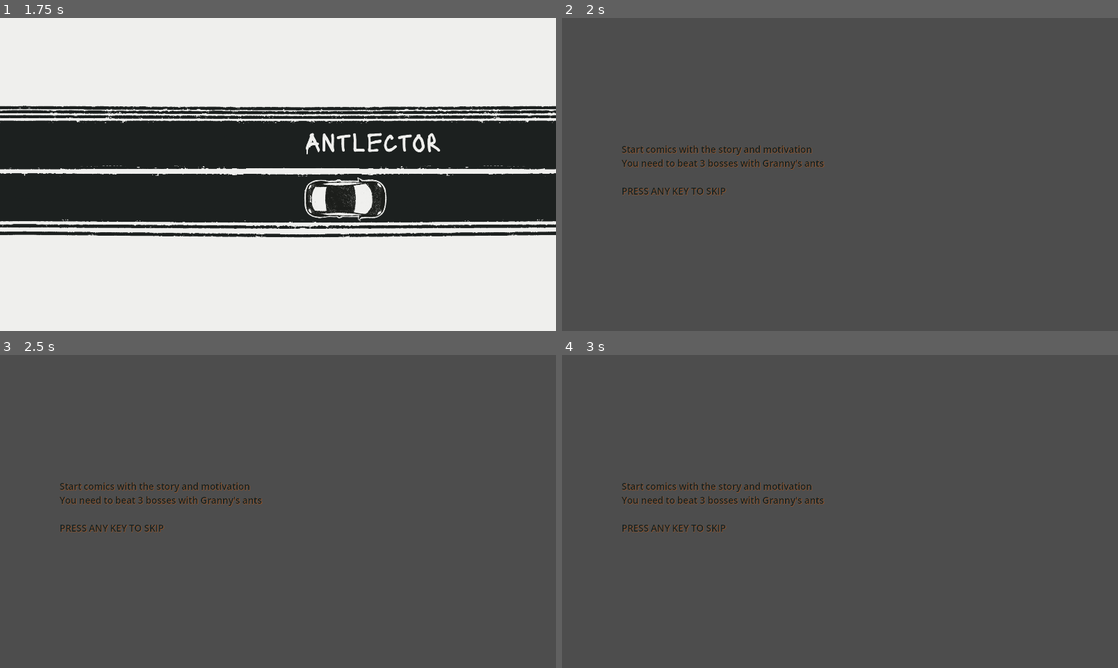
Above: before the commit, frames 1-4 (two rows, left to right).
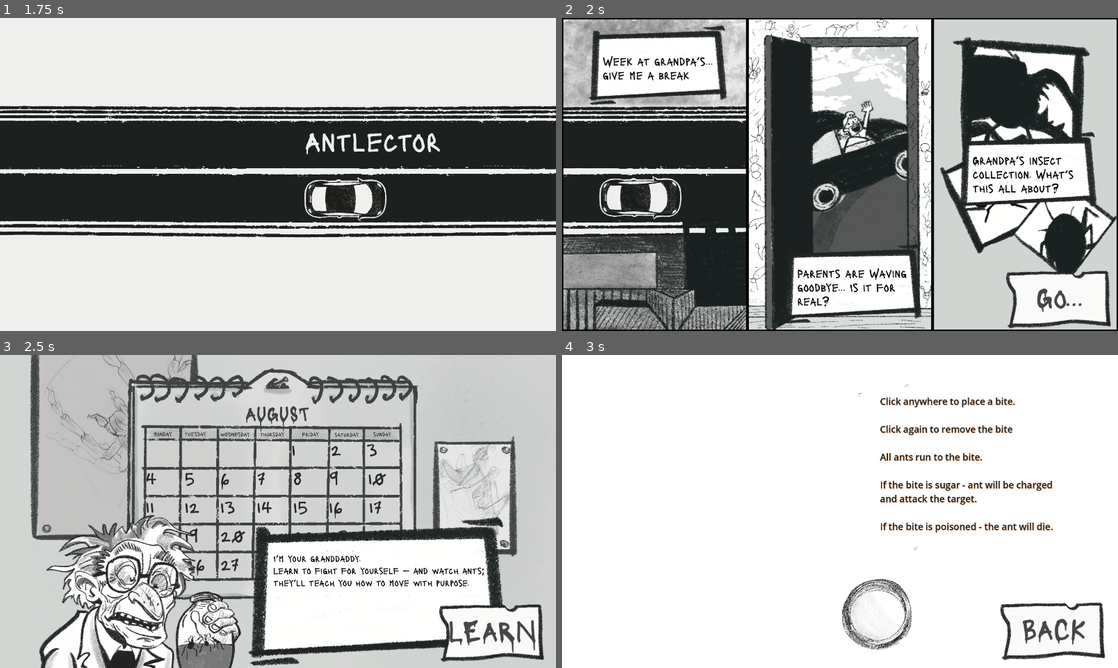
Above: after the commit, the same moments.

Repository: Tapot/ld58
Game: Godot game, scene res://scenes/start_game_main.tscn
Two runs of this game, one before a commit and one after it. Both use one fixed random seed, a clock stepped at 60 frames per second and the inputs below.
Inputs (mouse positions are in pixels of both pictures, inside the frame that each line leads up to):
- Up to frame 1 (1.75 s): click (272, 287) at 0.5 s; tap Enter at 1.25 s; move the mouse to (400, 158) at 1.27 s; click (400, 158) at 1.42 s
- Up to frame 2 (2 s): no input
- Up to frame 3 (2.5 s): click (494, 636) at 2 s, where only the run after the commit has a clickable "Go..."
- Up to frame 4 (3 s): click (1051, 633) at 2.75 s, where only the run after the commit has a clickable "LEARN"

Frame 1 is identical in both runs. In frame 2, 89% of the frame differs, in the area x 0-100%, y 0-100%; in frame 3, 90%; in frame 4, 99%.

Commit message:
add fly boss and some fixes

Diff:
--- a/antcollector_godot/project.godot
+++ b/antcollector_godot/project.godot
@@ -27,7 +27,6 @@
 
 window/size/viewport_width=1920
 window/size/viewport_height=1080
-window/size/resizable=false
 window/stretch/mode="viewport"
 window/stretch/aspect="keep_width"
 
--- a/antcollector_godot/scenes/ants/ant.tscn
+++ b/antcollector_godot/scenes/ants/ant.tscn
@@ -1,7 +1,71 @@
-[gd_scene load_steps=8 format=3 uid="uid://dtb2r7i1ad0lu"]
+[gd_scene load_steps=27 format=3 uid="uid://dtb2r7i1ad0lu"]
 
 [ext_resource type="Script" uid="uid://dsuosglhcbhet" path="res://scripts/ants/ant.gd" id="1_nw6qt"]
+[ext_resource type="Texture2D" uid="uid://bmdoke3qfsl1k" path="res://assets/ants/ant_appears.png" id="2_b2bgx"]
 [ext_resource type="Texture2D" uid="uid://dlwy8atea3y0f" path="res://assets/ants/ant_run.png" id="2_nw6qt"]
+[ext_resource type="Texture2D" uid="uid://d36ca5b7aseye" path="res://assets/ants/ant_attacks.png" id="3_keq46"]
+[ext_resource type="Texture2D" uid="uid://x1kw0dvhd6fv" path="res://assets/ants/ant_dies.png" id="4_gah6g"]
+[ext_resource type="Texture2D" uid="uid://shmrra0pk7vm" path="res://assets/ants/ant_explodes.png" id="5_7y027"]
+
+[sub_resource type="AtlasTexture" id="AtlasTexture_s1v6x"]
+atlas = ExtResource("2_b2bgx")
+region = Rect2(0, 0, 200, 200)
+
+[sub_resource type="AtlasTexture" id="AtlasTexture_luihu"]
+atlas = ExtResource("2_b2bgx")
+region = Rect2(200, 0, 200, 200)
+
+[sub_resource type="AtlasTexture" id="AtlasTexture_patfk"]
+atlas = ExtResource("2_b2bgx")
+region = Rect2(400, 0, 200, 200)
+
+[sub_resource type="AtlasTexture" id="AtlasTexture_frtwb"]
+atlas = ExtResource("2_b2bgx")
+region = Rect2(600, 0, 200, 200)
+
+[sub_resource type="AtlasTexture" id="AtlasTexture_pw53x"]
+atlas = ExtResource("3_keq46")
+region = Rect2(0, 0, 200, 200)
+
+[sub_resource type="AtlasTexture" id="AtlasTexture_02wtr"]
+atlas = ExtResource("3_keq46")
+region = Rect2(200, 0, 200, 200)
+
+[sub_resource type="AtlasTexture" id="AtlasTexture_xd65e"]
+atlas = ExtResource("3_keq46")
+region = Rect2(400, 0, 200, 200)
+
+[sub_resource type="AtlasTexture" id="AtlasTexture_81414"]
+atlas = ExtResource("4_gah6g")
+region = Rect2(0, 0, 200, 200)
+
+[sub_resource type="AtlasTexture" id="AtlasTexture_pua8h"]
+atlas = ExtResource("4_gah6g")
+region = Rect2(200, 0, 200, 200)
+
+[sub_resource type="AtlasTexture" id="AtlasTexture_tmj0i"]
+atlas = ExtResource("4_gah6g")
+region = Rect2(400, 0, 200, 200)
+
+[sub_resource type="AtlasTexture" id="AtlasTexture_q671p"]
+atlas = ExtResource("4_gah6g")
+region = Rect2(600, 0, 200, 200)
+
+[sub_resource type="AtlasTexture" id="AtlasTexture_lu8sc"]
+atlas = ExtResource("5_7y027")
+region = Rect2(0, 0, 200, 200)
+
+[sub_resource type="AtlasTexture" id="AtlasTexture_pvuia"]
+atlas = ExtResource("5_7y027")
+region = Rect2(200, 0, 200, 200)
+
+[sub_resource type="AtlasTexture" id="AtlasTexture_q2m8c"]
+atlas = ExtResource("5_7y027")
+region = Rect2(400, 0, 200, 200)
+
+[sub_resource type="AtlasTexture" id="AtlasTexture_pl87m"]
+atlas = ExtResource("5_7y027")
+region = Rect2(600, 0, 200, 200)
 
 [sub_resource type="AtlasTexture" id="AtlasTexture_a0380"]
 atlas = ExtResource("2_nw6qt")
@@ -19,6 +83,71 @@
 animations = [{
 "frames": [{
 "duration": 1.0,
+"texture": SubResource("AtlasTexture_s1v6x")
+}, {
+"duration": 1.0,
+"texture": SubResource("AtlasTexture_luihu")
+}, {
+"duration": 1.0,
+"texture": SubResource("AtlasTexture_patfk")
+}, {
+"duration": 1.0,
+"texture": SubResource("AtlasTexture_frtwb")
+}],
+"loop": false,
+"name": &"appear",
+"speed": 5.0
+}, {
+"frames": [{
+"duration": 1.0,
+"texture": SubResource("AtlasTexture_pw53x")
+}, {
+"duration": 1.0,
+"texture": SubResource("AtlasTexture_02wtr")
+}, {
+"duration": 1.0,
+"texture": SubResource("AtlasTexture_xd65e")
+}],
+"loop": true,
+"name": &"attack",
+"speed": 5.0
+}, {
+"frames": [{
+"duration": 1.0,
+"texture": SubResource("AtlasTexture_81414")
+}, {
+"duration": 1.0,
+"texture": SubResource("AtlasTexture_pua8h")
+}, {
+"duration": 1.0,
+"texture": SubResource("AtlasTexture_tmj0i")
+}, {
+"duration": 1.0,
+"texture": SubResource("AtlasTexture_q671p")
+}],
+"loop": false,
+"name": &"die",
+"speed": 5.0
+}, {
+"frames": [{
+"duration": 1.0,
+"texture": SubResource("AtlasTexture_lu8sc")
+}, {
+"duration": 1.0,
+"texture": SubResource("AtlasTexture_pvuia")
+}, {
+"duration": 1.0,
+"texture": SubResource("AtlasTexture_q2m8c")
+}, {
+"duration": 1.0,
+"texture": SubResource("AtlasTexture_pl87m")
+}],
+"loop": false,
+"name": &"explode",
+"speed": 10.0
+}, {
+"frames": [{
+"duration": 1.0,
 "texture": SubResource("AtlasTexture_a0380")
 }, {
 "duration": 1.0,
@@ -28,7 +157,7 @@
 "texture": SubResource("AtlasTexture_klcjx")
 }],
 "loop": true,
-"name": &"default",
+"name": &"run",
 "speed": 5.0
 }]
 
@@ -45,8 +174,11 @@
 rotation = 1.5708
 scale = Vector2(0.5, 0.5)
 sprite_frames = SubResource("SpriteFrames_b2bgx")
-autoplay = "default"
+animation = &"attack"
+autoplay = "run"
 
 [node name="CollisionShape2D" type="CollisionShape2D" parent="."]
 rotation = 1.5708
 shape = SubResource("CapsuleShape2D_nw6qt")
+
+[connection signal="animation_finished" from="Sprite2D" to="." method="_on_sprite_2d_animation_finished"]
--- a/antcollector_godot/scenes/battle_splash.tscn
+++ b/antcollector_godot/scenes/battle_splash.tscn
@@ -16,12 +16,12 @@
 
 [node name="BattleBoss2" type="Sprite2D" parent="."]
 position = Vector2(0, -1084)
-texture = ExtResource("3_66ijq")
+texture = ExtResource("4_jllrn")
 centered = false
 
 [node name="BattleBoss3" type="Sprite2D" parent="."]
 position = Vector2(0, -1084)
-texture = ExtResource("4_jllrn")
+texture = ExtResource("3_66ijq")
 centered = false
 
 [node name="Label2" type="Label" parent="."]
--- /dev/null
+++ b/antcollector_godot/scenes/bosses/boss_fly.tscn
@@ -0,0 +1,33 @@
+[gd_scene load_steps=5 format=3 uid="uid://fta2flucjjff"]
+
+[ext_resource type="Script" uid="uid://cykaa05bg5wpn" path="res://scripts/bosses/boss_fly.gd" id="1_mslyj"]
+[ext_resource type="Texture2D" uid="uid://niuipmij43i" path="res://assets/bosses/boss_fly.png" id="2_mslyj"]
+
+[sub_resource type="CircleShape2D" id="CircleShape2D_tlt62"]
+radius = 162.003
+
+[sub_resource type="CircleShape2D" id="CircleShape2D_p4miq"]
+radius = 198.252
+
+[node name="BossFly" type="CharacterBody2D"]
+script = ExtResource("1_mslyj")
+
+[node name="Sprite2D" type="Sprite2D" parent="."]
+position = Vector2(33, 5)
+rotation = 1.5708
+scale = Vector2(0.5, 0.5)
+texture = ExtResource("2_mslyj")
+
+[node name="CollisionShape2D" type="CollisionShape2D" parent="."]
+position = Vector2(0, 1)
+rotation = 1.5708
+shape = SubResource("CircleShape2D_tlt62")
+
+[node name="HitBox" type="Area2D" parent="."]
+
+[node name="CollisionShape2D" type="CollisionShape2D" parent="HitBox"]
+position = Vector2(1, 3)
+rotation = 1.5708
+shape = SubResource("CircleShape2D_p4miq")
+
+[connection signal="body_entered" from="HitBox" to="." method="_on_hit_box_body_entered"]
--- a/antcollector_godot/scenes/bosses/boss_mama_roach.tscn
+++ b/antcollector_godot/scenes/bosses/boss_mama_roach.tscn
@@ -4,24 +4,24 @@
 [ext_resource type="Script" uid="uid://ukbmve8wqnl" path="res://scripts/bosses/boss_mama_roach.gd" id="1_g8h6v"]
 
 [sub_resource type="CapsuleShape2D" id="CapsuleShape2D_g8h6v"]
-radius = 34.0
-height = 196.0
+radius = 33.0
+height = 152.0
 
 [sub_resource type="CapsuleShape2D" id="CapsuleShape2D_3ru04"]
-radius = 44.0
-height = 226.0
+radius = 39.0
+height = 180.0
 
 [node name="BossMamaRoach" type="CharacterBody2D"]
 script = ExtResource("1_g8h6v")
 
 [node name="Sprite2D" type="Sprite2D" parent="."]
-position = Vector2(33, 4)
+position = Vector2(33, 5)
 rotation = 1.5708
 scale = Vector2(0.5, 0.5)
 texture = ExtResource("1_8elcm")
 
 [node name="CollisionShape2D" type="CollisionShape2D" parent="."]
-position = Vector2(0, 5)
+position = Vector2(0, 1)
 rotation = 1.5708
 shape = SubResource("CapsuleShape2D_g8h6v")
 
--- a/antcollector_godot/scenes/calendar.tscn
+++ b/antcollector_godot/scenes/calendar.tscn
@@ -7,14 +7,6 @@
 [ext_resource type="PackedScene" uid="uid://ygslt05pbkif" path="res://scenes/UI/dialogue.tscn" id="5_l5pxe"]
 [ext_resource type="PackedScene" uid="uid://cn2wst8jflg0u" path="res://scenes/UI/simple_button.tscn" id="5_yqp0o"]
 [ext_resource type="PackedScene" uid="uid://dxkdxkriobp3v" path="res://scenes/UI/restrt_tutorial_button.tscn" id="7_bud5a"]
-
-[sub_resource type="LabelSettings" id="LabelSettings_xnkdq"]
-font_size = 72
-font_color = Color(0.585919, 0.495036, 0.332309, 1)
-outline_size = 5
-outline_color = Color(0.321569, 0, 0, 1)
-shadow_size = 5
-shadow_color = Color(0, 0, 0, 0.870588)
 
 [node name="Calendar" type="Node2D"]
 script = ExtResource("1_o53js")
@@ -27,23 +19,6 @@
 
 [node name="GrannyTalk" parent="." instance=ExtResource("3_xnkdq")]
 position = Vector2(484, 816)
-
-[node name="VBoxContainer" type="VBoxContainer" parent="."]
-offset_left = 512.0
-offset_top = 59.0
-offset_right = 1307.0
-offset_bottom = 372.0
-size_flags_horizontal = 4
-
-[node name="Title" type="Label" parent="VBoxContainer"]
-layout_mode = 2
-text = "Days:"
-label_settings = SubResource("LabelSettings_xnkdq")
-
-[node name="Days" type="Label" parent="VBoxContainer"]
-layout_mode = 2
-text = "1/7"
-label_settings = SubResource("LabelSettings_xnkdq")
 
 [node name="Dialogue" parent="." instance=ExtResource("5_l5pxe")]
 position = Vector2(848, 552)
--- a/antcollector_godot/scenes/calendar/calendar_board.tscn
+++ b/antcollector_godot/scenes/calendar/calendar_board.tscn
@@ -1,9 +1,42 @@
-[gd_scene load_steps=2 format=3 uid="uid://bd3bwa7cbo7hj"]
+[gd_scene load_steps=4 format=3 uid="uid://bd3bwa7cbo7hj"]
 
+[ext_resource type="Script" uid="uid://cj0ek65atas56" path="res://scripts/calendar/calendar_board.gd" id="1_airs4"]
 [ext_resource type="Texture2D" uid="uid://d3e33f0gfxsf0" path="res://assets/calendar/calendar.png" id="1_mkef6"]
+[ext_resource type="PackedScene" uid="uid://dtwqpkisxvh58" path="res://scenes/calendar/calendar_mark.tscn" id="3_2isbh"]
 
 [node name="CalendarBoard" type="Node2D"]
+script = ExtResource("1_airs4")
 
 [node name="CalendarImage" type="Sprite2D" parent="."]
 texture = ExtResource("1_mkef6")
 centered = false
+
+[node name="Marks" type="Node2D" parent="."]
+
+[node name="CalendarMark" parent="Marks" instance=ExtResource("3_2isbh")]
+visible = false
+position = Vector2(1333, 340)
+
+[node name="CalendarMark2" parent="Marks" instance=ExtResource("3_2isbh")]
+visible = false
+position = Vector2(573, 441)
+
+[node name="CalendarMark3" parent="Marks" instance=ExtResource("3_2isbh")]
+visible = false
+position = Vector2(702, 441)
+
+[node name="CalendarMark4" parent="Marks" instance=ExtResource("3_2isbh")]
+visible = false
+position = Vector2(827, 441)
+
+[node name="CalendarMark5" parent="Marks" instance=ExtResource("3_2isbh")]
+visible = false
+position = Vector2(954, 439)
+
+[node name="CalendarMark6" parent="Marks" instance=ExtResource("3_2isbh")]
+visible = false
+position = Vector2(1081, 439)
+
+[node name="CalendarMark7" parent="Marks" instance=ExtResource("3_2isbh")]
+visible = false
+position = Vector2(1204, 440)
--- /dev/null
+++ b/antcollector_godot/scenes/calendar/calendar_mark.tscn
@@ -0,0 +1,12 @@
+[gd_scene load_steps=3 format=3 uid="uid://dtwqpkisxvh58"]
+
+[ext_resource type="Script" uid="uid://xec6b5b2xnks" path="res://scripts/calendar/calendar_mark.gd" id="1_ckss2"]
+[ext_resource type="Texture2D" uid="uid://lyds7ymt7n1n" path="res://assets/calendar/calendar_marks.png" id="1_fkwd4"]
+
+[node name="CalendarMark" type="Node2D"]
+script = ExtResource("1_ckss2")
+
+[node name="Sprite2D" type="Sprite2D" parent="."]
+texture = ExtResource("1_fkwd4")
+hframes = 4
+frame = 1
--- a/antcollector_godot/scenes/start_comics.tscn
+++ b/antcollector_godot/scenes/start_comics.tscn
@@ -1,18 +1,20 @@
-[gd_scene load_steps=3 format=3 uid="uid://coawwbsx60jue"]
+[gd_scene load_steps=4 format=3 uid="uid://coawwbsx60jue"]
 
-[ext_resource type="LabelSettings" uid="uid://cymtqecixfoxw" path="res://resources/labels/game_title_settings.tres" id="1_jymrs"]
 [ext_resource type="Script" uid="uid://c7636hms50oyr" path="res://scripts/start_comics.gd" id="1_pw1xd"]
+[ext_resource type="Texture2D" uid="uid://cnwnhty66souw" path="res://assets/comics/start_comics.png" id="2_ckhc8"]
+[ext_resource type="PackedScene" uid="uid://cn2wst8jflg0u" path="res://scenes/UI/simple_button.tscn" id="3_1f0q0"]
 
 [node name="StartComics" type="Node2D"]
 script = ExtResource("1_pw1xd")
 
-[node name="Label" type="Label" parent="."]
-offset_left = 206.0
-offset_top = 430.0
-offset_right = 1778.0
-offset_bottom = 9301.0
-text = "Start comics with the story and motivation
-You need to beat 3 bosses with Granny's ants
+[node name="Sprite2D" type="Sprite2D" parent="."]
+texture = ExtResource("2_ckhc8")
+centered = false
 
-PRESS ANY KEY TO SKIP"
-label_settings = ExtResource("1_jymrs")
+[node name="NextButton" parent="." instance=ExtResource("3_1f0q0")]
+offset_left = 1513.0
+offset_top = 853.0
+offset_right = 1913.0
+offset_bottom = 1093.0
+
+[connection signal="pressed" from="NextButton" to="." method="_on_simple_button_pressed"]
--- a/antcollector_godot/scripts/ants/ant.gd
+++ b/antcollector_godot/scripts/ants/ant.gd
@@ -1,4 +1,7 @@
 class_name Ant extends CharacterBody2D
+
+@onready var sprite_2d: AnimatedSprite2D = $Sprite2D
+@onready var collision_shape_2d: CollisionShape2D = $CollisionShape2D
 
 const MOVE_SPEED_DEFAULT: int = 100
 const MOVE_BITED_ACS: int = 3
@@ -16,6 +19,7 @@
 var threshold: float = 20.0
 var turn_speed: float = 5.0
 var is_attacking: bool = false
+var is_dead: bool = false
 
 
 func _ready() -> void:
@@ -26,11 +30,22 @@
 	Signals.connect_ant_bite_disappears(
 		on_ant_bite_disappears
 	)
+	sprite_2d.play("appear")
 
+func _process(_delta: float) -> void:
+	if global_position.x < -2000:
+		die()
+	if global_position.x > 3000:
+		die()
+	if global_position.y < -2000:
+		die()
+	if global_position.y > 3000:
+		die()
 
 func _physics_process(delta: float) -> void:
-	move_to_target(delta, move_speed)
-	move_and_slide()
+	if not is_dead:
+		move_to_target(delta, move_speed)
+		move_and_slide()
 
 
 func set_random_move_target() -> void:
@@ -65,8 +80,9 @@
 	var to_target = _move_target - global_position
 
 	if to_target.length() <= threshold:
-		print(to_target.length())
 		_move_target = Vector2.ZERO
+		if not is_dead:
+			sprite_2d.play("run")
 
 	var desired_angle = to_target.angle()
 
@@ -76,11 +92,25 @@
 
 
 func die():
+	collision_shape_2d.set_deferred("disabled", true)
+	is_dead = true
+
+	if is_attacking:
+		sprite_2d.play("explode")
+	else:
+		sprite_2d.play("die")
 	Signals.emit_ant_died(global_position)
-	queue_free()
 
 
 func attack_boss(target_position: Vector2) -> void:
 	is_attacking = true
+	sprite_2d.play("attack")
 	move_speed = MOVE_ATTACK_ACS * MOVE_SPEED_DEFAULT
 	set_move_target(target_position)
+
+
+func _on_sprite_2d_animation_finished() -> void:
+	if is_dead:
+		queue_free()
+	else:
+		sprite_2d.play("run")
--- a/antcollector_godot/scripts/ants/ant_bait.gd
+++ b/antcollector_godot/scripts/ants/ant_bait.gd
@@ -9,9 +9,9 @@
 	bait_image.frame = 2
 
 
-func set_type(bite_type: String):
+func set_type(bite_type: String) -> void:
 	if bite_type == "random":
-		is_poison = randf() > 0.7
+		is_poison = randf() > 0.5
 	else:
 		is_poison = bite_type == "poison"
 
@@ -22,7 +22,7 @@
 	Signals.emit_ant_bite_appears(global_position)
 
 
-func die():
+func die() -> void:
 	Signals.emit_ant_bite_disappears()
 	queue_free()
 
@@ -30,10 +30,13 @@
 func _on_body_entered(body: Node2D) -> void:
 	if body is BossMamaRoach:
 		die()
-	else:
-		if body is Ant:
-			if is_poison:
-				body.die()
-			else:
-				Signals.emit_attack_boss(body)
+
+	elif body is BossFly:
+		if not is_poison:
 			die()
+	elif body is Ant:
+		if is_poison:
+			body.die()
+		else:
+			Signals.emit_attack_boss(body)
+		die()
--- a/antcollector_godot/scripts/battle/battle.gd
+++ b/antcollector_godot/scripts/battle/battle.gd
@@ -27,6 +27,7 @@
 	Signals.connect_damage_boss(
 		on_damage_boss
 	)
+	setup_hp_bar()
 	bosses_spawner.spawn_boss(GameState.current_boss_index)
 	spawn_wave()
 
@@ -37,10 +38,10 @@
 		spawn_wave()
 
 	if is_no_more_ants and ants_spawner.is_all_died():
-		Scenes.go_to_next_scene()
+		fight_over(false)
 
 	if boss_is_dead:
-		Scenes.go_to_next_scene()
+		fight_over(true)
 
 
 func on_attack_boss(ant: Ant) -> void:
@@ -56,6 +57,18 @@
 		GameState.current_boss_index += 1
 
 
+func setup_hp_bar() -> void:
+	var boss_hp_max = GameState.bosses_hp[
+		GameState.current_boss_index
+	]
+	boss_hp.max_value = boss_hp_max
+	boss_hp.value = boss_hp_max
+
+func fight_over(success: bool):
+	GameState.add_fight_results(success)
+	Scenes.go_to_next_scene()
+
+
 func spawn_wave() -> void:
 	if wave_number >= waves.size():
 		is_no_more_ants = true
@@ -67,18 +80,6 @@
 		ants_spawner.spawn_ant()
 
 
-func _on_spawn_ant_button_pressed() -> void:
-	ants_spawner.spawn_ant()
-
-
-func _on_boss_attack_button_pressed() -> void:
-	pass # Replace with function body.
-
-
-func _on_next_day_button_pressed() -> void:
-	Scenes.go_to_next_scene()
-
-
 func _on_color_rect_gui_input(event: InputEvent) -> void:
 	if event is InputEventMouseButton and event.pressed:
 		if event.button_index == MOUSE_BUTTON_LEFT:
--- /dev/null
+++ b/antcollector_godot/scripts/bosses/boss_fly.gd
@@ -0,0 +1,76 @@
+class_name BossFly extends CharacterBody2D
+
+var move_speed: float = 600.0
+var rotate_speed: float = 2.0
+var rotate_tolerance: float = 0.5
+var threshold: float = 10
+var _move_target
+
+
+func _ready() -> void:
+	global_position = Screen.get_random_point_on_screen()
+
+
+func _physics_process(delta: float) -> void:
+	if global_position.x > 4000 or global_position.x < -1000:
+		global_position.x = -1000
+
+	if global_position.y > 4000 or global_position.y < -1000:
+		global_position.y = -1000
+	if _move_target:
+		if rotate_to_target(
+			_move_target,
+			delta,
+			rotate_speed,
+			rotate_tolerance,
+		):
+			move_to_target(delta, move_speed)
+	else:
+		_move_target = Screen.get_random_point_on_screen()
+	move_and_slide()
+
+
+func rotate_to_target(
+	target: Vector2,
+	delta: float,
+	rotation_speed: float,
+	tolerance: float
+) -> bool:
+	var dir = (target - global_position).normalized()
+	var target_angle = dir.angle()
+	var angle_diff = wrapf(target_angle - rotation, -PI, PI)
+
+	if abs(angle_diff) <= tolerance:
+		rotation = target_angle
+		return true
+	var step = rotation_speed * delta
+	if abs(angle_diff) < step:
+		rotation = target_angle
+	else:
+		rotation += step * sign(angle_diff)
+
+	return false
+
+
+func move_to_target(delta: float, speed: float) -> void:
+	var to_target = _move_target - global_position
+
+	if to_target.length() <= threshold:
+		_move_target = Vector2.ZERO
+
+	var desired_angle = to_target.angle()
+
+	rotation = lerp_angle(rotation, desired_angle, rotate_speed * delta)
+	var direction = Vector2.RIGHT.rotated(rotation)
+	global_position += direction * speed * delta
+
+
+
+
+func _on_hit_box_body_entered(body: Node2D) -> void:
+	if body is Ant:
+		if body.is_attacking:
+			Signals.emit_damage_boss(
+				body.attack_size
+			)
+		body.die()
--- a/antcollector_godot/scripts/bosses/bosses_spawner.gd
+++ b/antcollector_godot/scripts/bosses/bosses_spawner.gd
@@ -3,13 +3,13 @@
 
 const BOSS_ANTIE = preload("res://scenes/bosses/boss_antie.tscn")
 const BOSS_MAMA_ROACH = preload("res://scenes/bosses/boss_mama_roach.tscn")
-const BOSS_METAL_LEAK_A = preload("res://scenes/bosses/boss_metal_leak_a.tscn")
-
+#const BOSS_METAL_LEAK_A = preload("res://scenes/bosses/boss_metal_leak_a.tscn")
+const BOSS_FLY = preload("res://scenes/bosses/boss_fly.tscn")
 var _boss
 var _bosses = [
 	BOSS_ANTIE,
+	BOSS_FLY,
 	BOSS_MAMA_ROACH,
-	BOSS_METAL_LEAK_A,
 ]
 
 
--- a/antcollector_godot/scripts/calendar/calendar.gd
+++ b/antcollector_godot/scripts/calendar/calendar.gd
@@ -1,12 +1,14 @@
 class_name Calendar extends Node2D
 
-@onready var days: Label = $VBoxContainer/Days
+
 @onready var fight_button: SimpleButton = $FightButton
 @onready var start_tutor_button: SimpleButton = $StartTutorButton
 @onready var restart_tutorial_button: RestartTutorialButton = $RestartTutorialButton
+@onready var calendar_board: Node2D = $CalendarBoard
 
 
 func _ready() -> void:
+	setup_calendar_board()
 	if GameState.is_tutor_passed:
 		start_tutor_button.hide()
 		fight_button.show()
@@ -23,7 +25,17 @@
 
 	start_tutor_button.set_text("LEARN")
 	Signals.emit_next_day()
-	days.text = str(GameState.current_day) + " / " + str(GameState.MAX_DAYS)
+
+
+func setup_calendar_board() -> void:
+	if GameState.fights.size() < 1:
+		return
+
+	for i in range(GameState.fights.size()):
+		if GameState.fights[i]:
+			calendar_board.set_success(i)
+		else:
+			calendar_board.set_fail(i)
 
 
 func on_battle_over():
--- /dev/null
+++ b/antcollector_godot/scripts/calendar/calendar_board.gd
@@ -0,0 +1,36 @@
+class_name CalendarBoard extends Node2D
+
+@onready var calendar_mark_1: Node2D = $Marks/CalendarMark
+@onready var calendar_mark_2: Node2D = $Marks/CalendarMark2
+@onready var calendar_mark_3: Node2D = $Marks/CalendarMark3
+@onready var calendar_mark_4: Node2D = $Marks/CalendarMark4
+@onready var calendar_mark_5: Node2D = $Marks/CalendarMark5
+@onready var calendar_mark_6: Node2D = $Marks/CalendarMark6
+@onready var calendar_mark_7: Node2D = $Marks/CalendarMark7
+
+
+
+var _marks
+
+func _ready():
+	_marks = [
+		calendar_mark_1,
+		calendar_mark_2,
+		calendar_mark_3,
+		calendar_mark_4,
+		calendar_mark_5,
+		calendar_mark_6,
+		calendar_mark_7,
+	]
+
+
+func set_success(mark_index: int) -> void:
+	if _marks:
+		var mark = _marks[mark_index]
+		mark.show()
+		mark.set_success()
+
+
+func set_fail(mark_index: int) -> void:
+	_marks[mark_index].show()
+	_marks[mark_index].set_fail()
--- /dev/null
+++ b/antcollector_godot/scripts/calendar/calendar_mark.gd
@@ -0,0 +1,11 @@
+extends Node2D
+
+@onready var sprite_2d: Sprite2D = $Sprite2D
+
+
+func set_success():
+	sprite_2d.frame = 3
+
+
+func set_fail():
+	sprite_2d.frame = 1
--- a/antcollector_godot/scripts/globals/game_state.gd
+++ b/antcollector_godot/scripts/globals/game_state.gd
@@ -3,19 +3,34 @@
 
 const MAX_DAYS: int = 7
 var current_day: int = 0
-var current_boss_index: int = 0
+var current_boss_index: int = 2
 
 var is_tutor_passed: bool = false
-
+var bosses_hp = [
+	50, 50, 200
+]
+var ants_dies: int = 0
+var fights = []
 
 func _ready() -> void:
 	Signals.connect_next_day(
 		on_next_day
 	)
+	Signals.connect_ant_died(
+		on_ant_died
+	)
+
+
+func on_ant_died(_pos: Vector2) -> void:
+	ants_dies += 1
 
 
 func on_next_day():
 	current_day += 1
+
+
+func add_fight_results(success: bool):
+	fights.append(success)
 
 
 func is_over() -> bool:
--- a/antcollector_godot/scripts/globals/scenes.gd
+++ b/antcollector_godot/scripts/globals/scenes.gd
@@ -28,7 +28,6 @@
 	if not scene_name:
 		scene_name = next_scenes[current_scene]
 	current_scene = scene_name
-	print(current_scene)
 	get_tree().call_deferred(
 		"change_scene_to_packed",
 		scenes[current_scene]
--- a/antcollector_godot/scripts/globals/signals.gd
+++ b/antcollector_godot/scripts/globals/signals.gd
@@ -19,6 +19,7 @@
 
 func emit_next_day() -> void:
 	next_day.emit()
+
 
 func connect_next_day(collable: Callable) -> void:
 	next_day.connect(collable)
--- a/antcollector_godot/scripts/start_comics.gd
+++ b/antcollector_godot/scripts/start_comics.gd
@@ -1,19 +1,20 @@
 extends Node2D
 
-const WAIT_TO_NEXT_SEC: float = 3.0
-var timer: float = 0.0
+@onready var next_button: SimpleButton = $NextButton
 
+func _ready() -> void:
+	next_button.set_text("Go...")
 
 func _unhandled_input(event: InputEvent) -> void:
 	if event is InputEventKey and event.pressed and not event.echo:
 		go_to_next()
 
 
-func _process(delta: float) -> void:
-	timer += delta
-	if timer > WAIT_TO_NEXT_SEC:
-		go_to_next()
 
 
 func go_to_next():
 	Scenes.go_to_next_scene()
+
+
+func _on_simple_button_pressed() -> void:
+	go_to_next()
Binary file added: antcollector_godot/assets/bosses/boss_fly.png
Not shown, added: antcollector_godot/assets/bosses/boss_fly.png.import
Binary file added: antcollector_godot/assets/calendar/calendar_marks.png
Not shown, added: antcollector_godot/assets/calendar/calendar_marks.png.import
Binary file added: antcollector_godot/assets/comics/start_comics.png
Not shown, added: antcollector_godot/assets/comics/start_comics.png.import
Not shown: 1 places in antcollector_godot/scenes/calendar.tscn that only renumber resources
Not shown, added: antcollector_godot/scripts/bosses/boss_fly.gd.uid
Not shown, added: antcollector_godot/scripts/calendar/calendar_board.gd.uid
Not shown, added: antcollector_godot/scripts/calendar/calendar_mark.gd.uid
